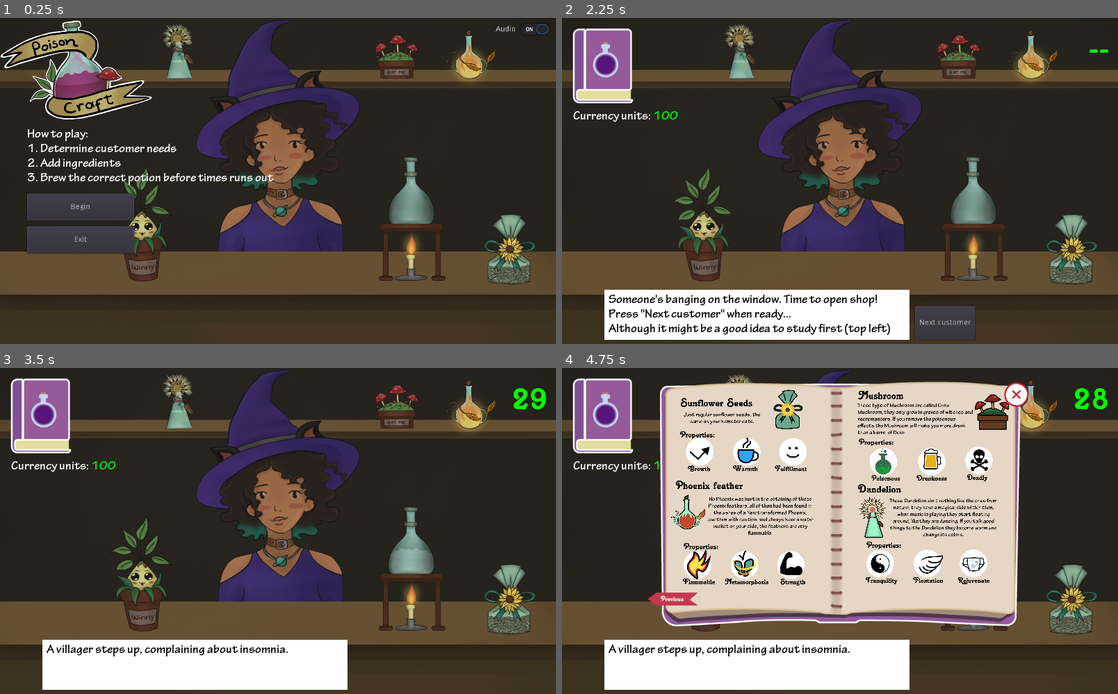
Above: before the commit, frames 1-4 (two rows, left to right).
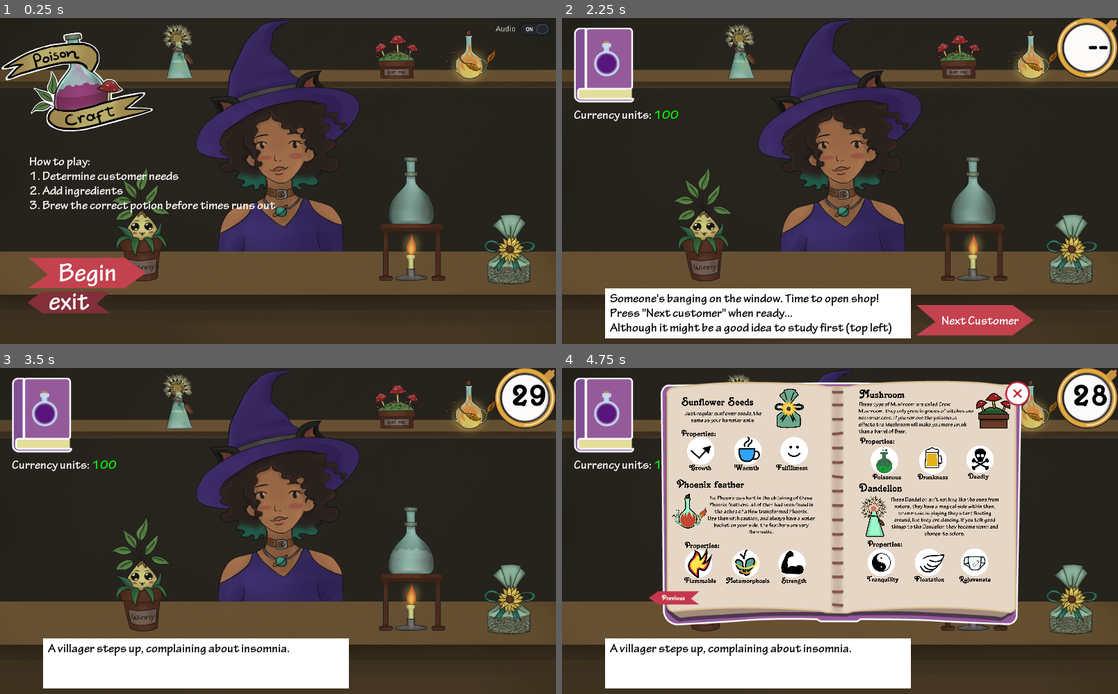
Above: after the commit, the same moments.

Repository: organicpencil/godot-wild-3
Game: Godot game, scene res://start.tscn
The game is run twice, just before and just after one commit, with the same random seed, the same clock (stepped at 60 frames per second) and the same inputs. The engine's default icon, where the game draws it, is replaced by a stand-in: a white triangle on a blue panel in a dark square.
Inputs (mouse positions are in pixels of both pictures, inside the frame that each line leads up to; where the layout moved, square brackets give the same spot in the first picture):
- Up to frame 1 (0.25 s): no input
- Up to frame 2 (2.25 s): click (739, 50) at 0.52 s; click "Audio" at 1.25 s; click "Begin" at 2 s
- Up to frame 3 (3.5 s): click "Next customer" (after the commit: "Next Customer") at 2.75 s
- Up to frame 4 (4.75 s): click (606, 413) [600, 416] at 3.5 s; click (1006, 599) [1001, 599] at 4.25 s

The runs differ from the first frame. In frame 1, 11% of the frame differs, in the area x 0-50%, y 0-91%; in frame 2, 7.3%; in frame 3, 3.9%; in frame 4, 15%, in the area x 1-100%, y 0-99%.

Commit message:
Tunadel's fixes

Diff:
--- a/project/project.godot
+++ b/project/project.godot
@@ -25,6 +25,7 @@
 
 [display]
 
+mouse_cursor/custom_image="res://click.png"
 window/stretch/mode="2d"
 window/stretch/aspect="expand"
 
--- a/project/shop/shop.tscn
+++ b/project/shop/shop.tscn
@@ -1,27 +1,36 @@
-[gd_scene load_steps=17 format=2]
+[gd_scene load_steps=22 format=2]
 
 [ext_resource path="res://shop/shop.gd" type="Script" id=1]
 [ext_resource path="res://audio/New_Order.wav" type="AudioStream" id=2]
 [ext_resource path="res://audio/Cash_Lost.wav" type="AudioStream" id=3]
 [ext_resource path="res://audio/Use_Ingredient.wav" type="AudioStream" id=4]
-[ext_resource path="res://audio/New_Customer.wav" type="AudioStream" id=5]
-[ext_resource path="res://audio/Potion_ready_v2.wav" type="AudioStream" id=6]
-[ext_resource path="res://audio/Cash_Gained.wav" type="AudioStream" id=7]
+[ext_resource path="res://beginButton.png" type="Texture" id=5]
+[ext_resource path="res://beginButtonHover.png" type="Texture" id=6]
+[ext_resource path="res://audio/New_Customer.wav" type="AudioStream" id=7]
 [ext_resource path="res://body_font.tres" type="DynamicFont" id=8]
-[ext_resource path="res://shop/book4.png" type="Texture" id=9]
-[ext_resource path="res://shop/book5.png" type="Texture" id=10]
-[ext_resource path="res://audio/clicker.tscn" type="PackedScene" id=11]
-[ext_resource path="res://audio/Hard_Click_Close_Book.wav" type="AudioStream" id=12]
-[ext_resource path="res://shop/book.tscn" type="PackedScene" id=13]
-[ext_resource path="res://icon.png" type="Texture" id=14]
-[ext_resource path="res://timer_font.tres" type="DynamicFont" id=15]
-[ext_resource path="res://menu/escape_menu.tscn" type="PackedScene" id=16]
+[ext_resource path="res://serve.png" type="Texture" id=9]
+[ext_resource path="res://servehover.png" type="Texture" id=10]
+[ext_resource path="res://audio/Potion_ready_v2.wav" type="AudioStream" id=11]
+[ext_resource path="res://audio/Cash_Gained.wav" type="AudioStream" id=12]
+[ext_resource path="res://shop/book4.png" type="Texture" id=13]
+[ext_resource path="res://shop/book5.png" type="Texture" id=14]
+[ext_resource path="res://audio/clicker.tscn" type="PackedScene" id=15]
+[ext_resource path="res://audio/Hard_Click_Close_Book.wav" type="AudioStream" id=16]
+[ext_resource path="res://shop/book.tscn" type="PackedScene" id=17]
+[ext_resource path="res://icon.png" type="Texture" id=18]
+[ext_resource path="res://shop/clock.png" type="Texture" id=19]
+[ext_resource path="res://timer_font.tres" type="DynamicFont" id=20]
+[ext_resource path="res://menu/escape_menu.tscn" type="PackedScene" id=21]
 
 [node name="Shop" type="Control"]
 anchor_left = 0.0
 anchor_top = 0.0
 anchor_right = 1.0
 anchor_bottom = 1.0
+margin_left = 2.0
+margin_top = -2.0
+margin_right = 2.0
+margin_bottom = -2.0
 rect_pivot_offset = Vector2( 0, 0 )
 rect_clip_content = false
 mouse_filter = 2
@@ -66,7 +75,8 @@
 mix_target = 0
 bus = "Master"
 
-[node name="NextOrder" type="Button" parent="."]
+[node name="NextOrder" type="TextureButton" parent="."]
+editor/display_folded = true
 anchor_left = 0.0
 anchor_top = 1.0
 anchor_right = 0.0
@@ -86,29 +96,50 @@
 enabled_focus_mode = 2
 shortcut = null
 group = null
-text = "Next customer"
-flat = false
+texture_normal = ExtResource( 5 )
+texture_hover = ExtResource( 6 )
+
+[node name="AudioStreamPlayer" type="AudioStreamPlayer" parent="NextOrder"]
+stream = ExtResource( 7 )
+volume_db = -5.0
+pitch_scale = 1.0
+autoplay = false
+stream_paused = false
+mix_target = 0
+bus = "Master"
+
+[node name="Label" type="Label" parent="NextOrder"]
+anchor_left = 0.0
+anchor_top = 0.0
+anchor_right = 0.0
+anchor_bottom = 0.0
+margin_top = 3.0
+margin_right = 236.0
+margin_bottom = 59.0
+rect_pivot_offset = Vector2( 0, 0 )
+rect_clip_content = false
+mouse_filter = 2
+mouse_default_cursor_shape = 0
+size_flags_horizontal = 1
+size_flags_vertical = 4
+custom_fonts/font = ExtResource( 8 )
+text = "Next Customer"
 align = 1
-
-[node name="AudioStreamPlayer" type="AudioStreamPlayer" parent="NextOrder"]
-stream = ExtResource( 5 )
-volume_db = -5.0
-pitch_scale = 1.0
-autoplay = false
-stream_paused = false
-mix_target = 0
-bus = "Master"
-
-[node name="BrewButton" type="Button" parent="."]
+valign = 1
+percent_visible = 1.0
+lines_skipped = 0
+max_lines_visible = -1
+
+[node name="BrewButton" type="TextureButton" parent="."]
 visible = false
 anchor_left = 1.0
 anchor_top = 1.0
 anchor_right = 1.0
 anchor_bottom = 1.0
-margin_left = -124.0
-margin_top = -72.0
-margin_right = -11.0
-margin_bottom = -10.0
+margin_left = -152.0
+margin_top = -73.0
+margin_right = -15.0
+margin_bottom = -12.0
 rect_pivot_offset = Vector2( 0, 0 )
 rect_clip_content = false
 focus_mode = 2
@@ -120,27 +151,50 @@
 enabled_focus_mode = 2
 shortcut = null
 group = null
-text = "Serve"
-flat = false
+texture_normal = ExtResource( 9 )
+texture_hover = ExtResource( 10 )
+expand = true
+
+[node name="BadSound" type="AudioStreamPlayer" parent="BrewButton"]
+stream = ExtResource( 11 )
+volume_db = -5.0
+pitch_scale = 1.0
+autoplay = false
+stream_paused = false
+mix_target = 0
+bus = "Master"
+
+[node name="GoodSound" type="AudioStreamPlayer" parent="BrewButton"]
+stream = ExtResource( 12 )
+volume_db = -5.0
+pitch_scale = 1.0
+autoplay = false
+stream_paused = false
+mix_target = 0
+bus = "Master"
+
+[node name="Label" type="Label" parent="BrewButton"]
+anchor_left = 0.0
+anchor_top = 0.0
+anchor_right = 0.0
+anchor_bottom = 0.0
+margin_left = 2.0
+margin_top = 4.0
+margin_right = 140.0
+margin_bottom = 66.0
+rect_pivot_offset = Vector2( 0, 0 )
+rect_clip_content = false
+mouse_filter = 2
+mouse_default_cursor_shape = 0
+size_flags_horizontal = 1
+size_flags_vertical = 4
+custom_fonts/font = ExtResource( 8 )
+text = "Brew"
 align = 1
-
-[node name="BadSound" type="AudioStreamPlayer" parent="BrewButton"]
-stream = ExtResource( 6 )
-volume_db = -5.0
-pitch_scale = 1.0
-autoplay = false
-stream_paused = false
-mix_target = 0
-bus = "Master"
-
-[node name="GoodSound" type="AudioStreamPlayer" parent="BrewButton"]
-stream = ExtResource( 7 )
-volume_db = -5.0
-pitch_scale = 1.0
-autoplay = false
-stream_paused = false
-mix_target = 0
-bus = "Master"
+valign = 1
+percent_visible = 1.0
+lines_skipped = 0
+max_lines_visible = -1
 
 [node name="MoneyLabel" type="RichTextLabel" parent="."]
 anchor_left = 0.0
@@ -268,30 +322,49 @@
 lines_skipped = 0
 max_lines_visible = -1
 
+[node name="TextureRect2" type="TextureRect" parent="."]
+anchor_left = 1.0
+anchor_top = 0.0
+anchor_right = 1.0
+anchor_bottom = 1.0
+margin_left = -116.0
+margin_right = -1.0
+margin_bottom = -486.0
+rect_pivot_offset = Vector2( 0, 0 )
+rect_clip_content = false
+mouse_filter = 1
+mouse_default_cursor_shape = 0
+size_flags_horizontal = 1
+size_flags_vertical = 1
+texture = ExtResource( 19 )
+expand = true
+stretch_mode = 0
+
 [node name="TimeLabel" type="Label" parent="."]
-modulate = Color( 0, 1, 0, 1 )
+modulate = Color( 0.113725, 0.113725, 0.113725, 1 )
 anchor_left = 1.0
 anchor_top = 0.0
 anchor_right = 1.0
 anchor_bottom = 0.0
-margin_left = -84.0
-margin_top = 16.0
-margin_right = -16.0
-margin_bottom = 92.0
+margin_left = -87.0
+margin_top = 12.0
+margin_right = -19.0
+margin_bottom = 88.0
 rect_pivot_offset = Vector2( 0, 0 )
 rect_clip_content = false
 mouse_filter = 2
 mouse_default_cursor_shape = 0
 size_flags_horizontal = 1
 size_flags_vertical = 4
-custom_fonts/font = ExtResource( 15 )
+custom_fonts/font = ExtResource( 20 )
+custom_colors/font_color = Color( 0, 0, 0, 1 )
 text = "--"
 align = 2
 percent_visible = 1.0
 lines_skipped = 0
 max_lines_visible = -1
 
-[node name="EscapeMenu" parent="." instance=ExtResource( 16 )]
+[node name="EscapeMenu" parent="." instance=ExtResource( 21 )]
 visible = false
 mouse_filter = 0
 
--- a/project/start.tscn
+++ b/project/start.tscn
@@ -13,9 +13,14 @@
 [ext_resource path="res://shop/mixer.png" type="Texture" id=11]
 [ext_resource path="res://menu/Poison_Craft_2.png" type="Texture" id=12]
 [ext_resource path="res://body_font.tres" type="DynamicFont" id=13]
-[ext_resource path="res://audio/clicker.tscn" type="PackedScene" id=14]
-[ext_resource path="res://menu/audio_button.tscn" type="PackedScene" id=15]
-[ext_resource path="res://shop/shop.tscn" type="PackedScene" id=16]
+[ext_resource path="res://beginButton.png" type="Texture" id=14]
+[ext_resource path="res://beginButtonHover.png" type="Texture" id=15]
+[ext_resource path="res://audio/clicker.tscn" type="PackedScene" id=16]
+[ext_resource path="res://title_font.tres" type="DynamicFont" id=17]
+[ext_resource path="res://exitButton.png" type="Texture" id=18]
+[ext_resource path="res://exitButtonHover.png" type="Texture" id=19]
+[ext_resource path="res://menu/audio_button.tscn" type="PackedScene" id=20]
+[ext_resource path="res://shop/shop.tscn" type="PackedScene" id=21]
 
 [node name="Start" type="Control"]
 anchor_left = 0.0
@@ -134,6 +139,7 @@
 size_flags_vertical = 1
 
 [node name="Menu" type="Control" parent="."]
+editor/display_folded = true
 anchor_left = 0.0
 anchor_top = 0.0
 anchor_right = 1.0
@@ -152,8 +158,10 @@
 anchor_top = 0.0
 anchor_right = 0.0
 anchor_bottom = 0.0
-margin_right = 560.0
-margin_bottom = 380.0
+margin_left = 2.0
+margin_top = 22.0
+margin_right = 562.0
+margin_bottom = 402.0
 rect_scale = Vector2( 0.5, 0.5 )
 rect_pivot_offset = Vector2( 0, 0 )
 rect_clip_content = false
@@ -169,10 +177,10 @@
 anchor_top = 0.0
 anchor_right = 0.0
 anchor_bottom = 0.0
-margin_left = 50.0
-margin_top = 202.0
-margin_right = 730.0
-margin_bottom = 311.0
+margin_left = 54.0
+margin_top = 253.0
+margin_right = 734.0
+margin_bottom = 362.0
 rect_pivot_offset = Vector2( 0, 0 )
 rect_clip_content = false
 mouse_filter = 2
@@ -189,15 +197,15 @@
 lines_skipped = 0
 max_lines_visible = -1
 
-[node name="Begin" type="Button" parent="Menu"]
+[node name="Begin" type="TextureButton" parent="Menu"]
 anchor_left = 0.0
 anchor_top = 0.5
 anchor_right = 0.0
 anchor_bottom = 0.5
-margin_left = 50.0
-margin_top = 22.0
-margin_right = 247.0
-margin_bottom = 72.0
+margin_left = 52.0
+margin_top = 140.0
+margin_right = 269.0
+margin_bottom = 197.0
 rect_pivot_offset = Vector2( 0, 0 )
 rect_clip_content = false
 focus_mode = 2
@@ -209,21 +217,44 @@
 enabled_focus_mode = 2
 shortcut = null
 group = null
+texture_normal = ExtResource( 14 )
+texture_hover = ExtResource( 15 )
+__meta__ = {
+"_edit_group_": true
+}
+
+[node name="Clicker" parent="Menu/Begin" instance=ExtResource( 16 )]
+
+[node name="Label" type="Label" parent="Menu/Begin"]
+anchor_left = 0.0
+anchor_top = 0.0
+anchor_right = 0.0
+anchor_bottom = 0.0
+margin_right = 219.0
+margin_bottom = 57.0
+rect_pivot_offset = Vector2( 0, 0 )
+rect_clip_content = false
+mouse_filter = 2
+mouse_default_cursor_shape = 0
+size_flags_horizontal = 1
+size_flags_vertical = 4
+custom_fonts/font = ExtResource( 17 )
 text = "Begin"
-flat = false
 align = 1
-
-[node name="Clicker" parent="Menu/Begin" instance=ExtResource( 14 )]
-
-[node name="Exit" type="Button" parent="Menu"]
+valign = 2
+percent_visible = 1.0
+lines_skipped = 0
+max_lines_visible = -1
+
+[node name="Exit" type="TextureButton" parent="Menu"]
 anchor_left = 0.0
 anchor_top = 0.5
 anchor_right = 0.0
 anchor_bottom = 0.5
 margin_left = 50.0
-margin_top = 82.0
+margin_top = 202.0
 margin_right = 247.0
-margin_bottom = 132.0
+margin_bottom = 252.0
 rect_pivot_offset = Vector2( 0, 0 )
 rect_clip_content = false
 focus_mode = 2
@@ -235,17 +266,42 @@
 enabled_focus_mode = 2
 shortcut = null
 group = null
-text = "Exit"
-flat = false
+texture_normal = ExtResource( 18 )
+texture_hover = ExtResource( 19 )
+__meta__ = {
+"_edit_group_": true
+}
+
+[node name="Label" type="Label" parent="Menu/Exit"]
+anchor_left = 0.0
+anchor_top = 0.0
+anchor_right = 0.0
+anchor_bottom = 0.0
+margin_left = 6.0
+margin_top = -1.0
+margin_right = 147.0
+margin_bottom = 48.0
+rect_pivot_offset = Vector2( 0, 0 )
+rect_clip_content = false
+mouse_filter = 2
+mouse_default_cursor_shape = 0
+size_flags_horizontal = 1
+size_flags_vertical = 4
+custom_fonts/font = ExtResource( 17 )
+text = "exit"
 align = 1
-
-[node name="AudioButton" parent="Menu" instance=ExtResource( 15 )]
+valign = 2
+percent_visible = 1.0
+lines_skipped = 0
+max_lines_visible = -1
+
+[node name="AudioButton" parent="Menu" instance=ExtResource( 20 )]
 anchor_left = 1.0
 anchor_right = 1.0
 margin_left = -117.0
 margin_right = 0.0
 
-[node name="Shop" parent="." instance=ExtResource( 16 )]
+[node name="Shop" parent="." instance=ExtResource( 21 )]
 visible = false
 potion_sprite = NodePath("../Background/Potion")
 stop_hover = NodePath("../StopHover")
Binary file added: project/beginButton.png
Not shown, added: project/beginButton.png.import
Binary file added: project/beginButtonHover.png
Not shown, added: project/beginButtonHover.png.import
Binary file added: project/click.png
Not shown, added: project/click.png.import
Binary file added: project/exitButton.png
Not shown, added: project/exitButton.png.import
Binary file added: project/exitButtonHover.png
Not shown, added: project/exitButtonHover.png.import
Binary file added: project/serve.png
Not shown, added: project/serve.png.import
(and 6 more such lines)
